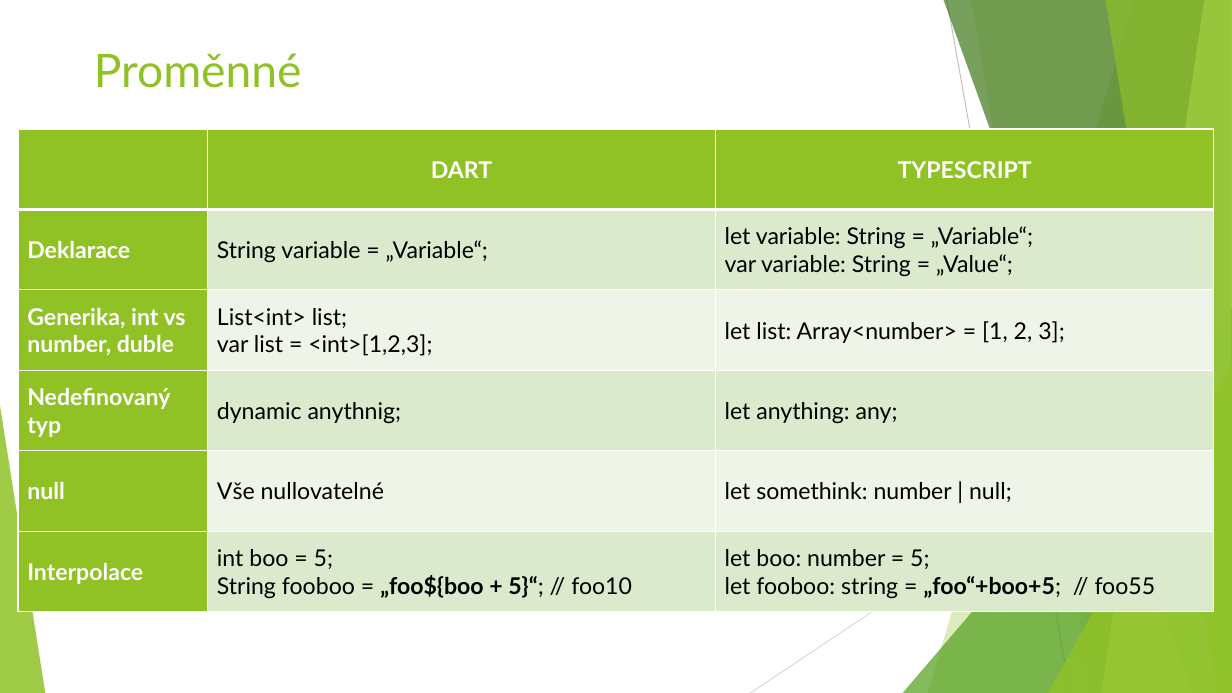
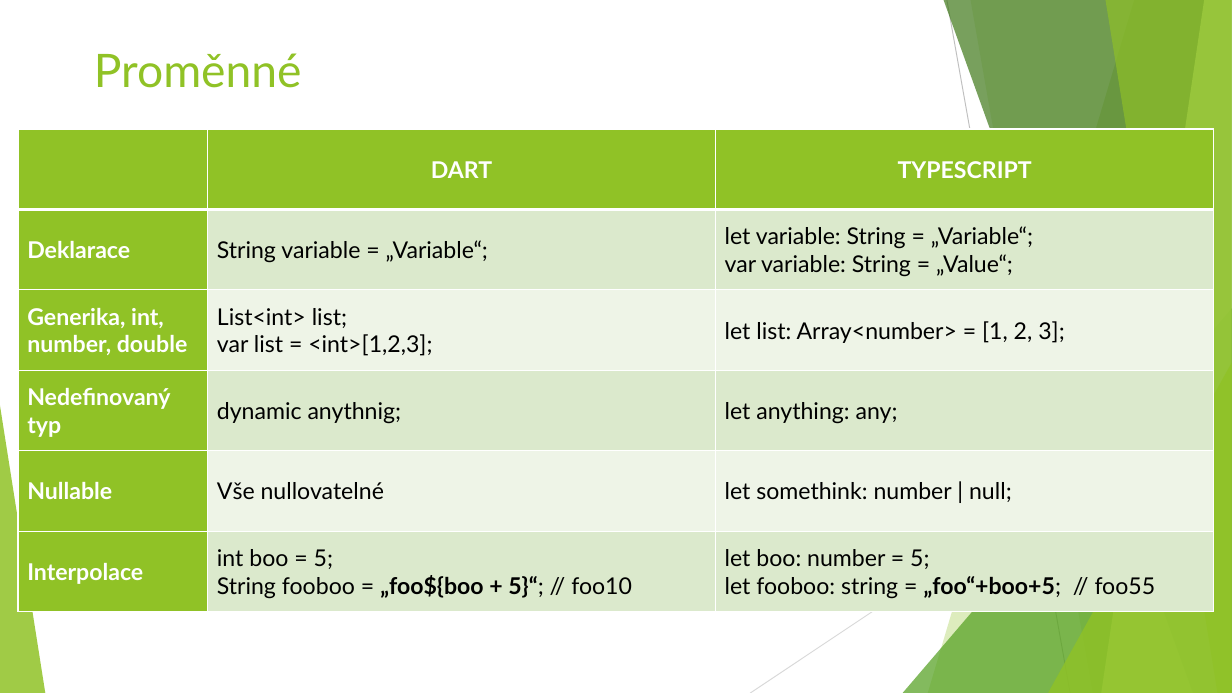
Before and after one commit to JanMlcoch/why-use-dart, a slide deck: slide 10 of Dart - proč ho používat.pptx. Drawn at 1232x693 pixels with LibreOffice and Linux fonts; fonts in the diff are those of the drawing. Boxes give left, top, right and bottom in pixels: in the first picture for what was removed or moved away, otherwise in the second. Text is boxed around its words. In the diff, an @@ line names an element or a change of style, - is before the commit and + after.

```diff
--- a/Dart - proč ho používat.pptx
+++ b/Dart - proč ho používat.pptx
@@ table at <box>18,129,1215,612</box> @@
-row 3, column 1: Generika, int vs number, duble
+row 3, column 1: Generika, int, number, double
-row 5, column 1: null
+row 5, column 1: Nullable
```
Also in this commit, not shown: 10 other slides changed, 2 slides added, 2 other files.
